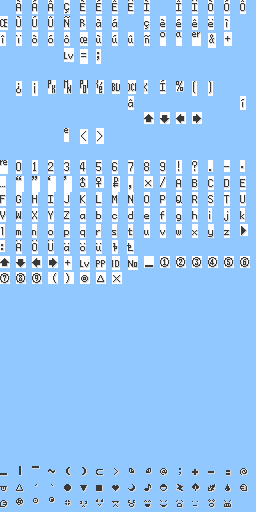
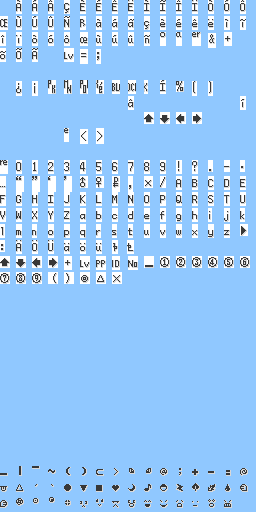
Layered file, before and after one edit (256x512). Changes by layer:
painted on "latin_normal.png" over [0, 0, 246, 62]
